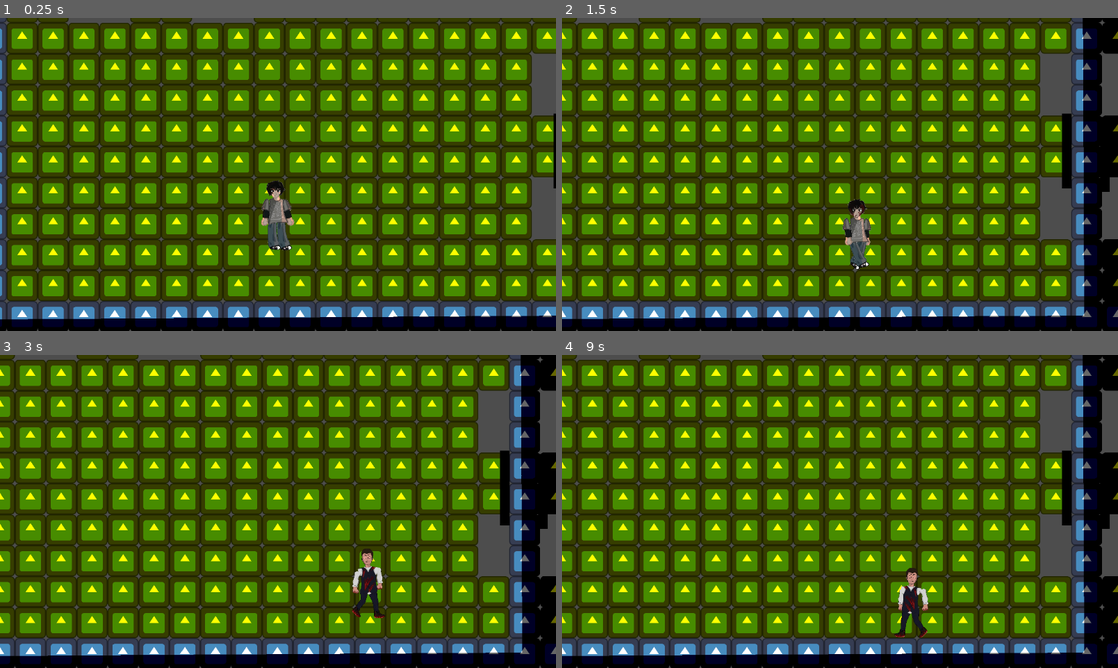
Above: before the commit, frames 1-4 (two rows, left to right).
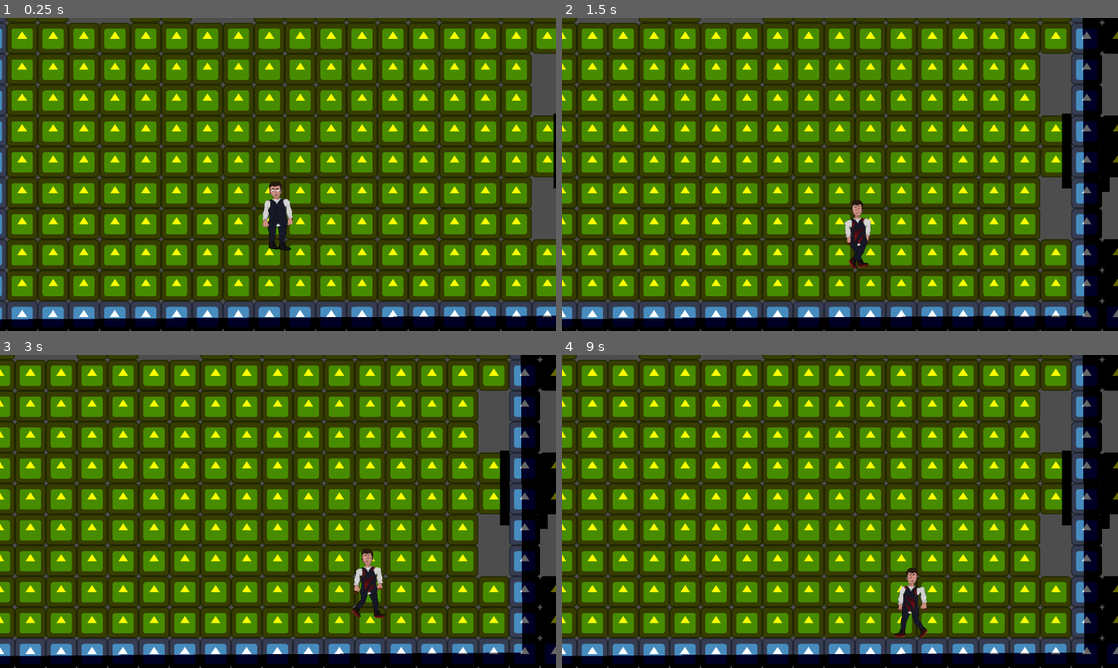
Above: after the commit, the same moments.

Repository: thorfinnking1/bully_revange
Game: Godot game, scene res://scenes/room_1.tscn
Two runs of this game, one before a commit and one after it. Both use one fixed random seed, a clock stepped at 60 frames per second and the inputs below. The engine's default icon, where the game draws it, is replaced by a stand-in: a white triangle on a blue panel in a dark square.
Inputs:
- Up to frame 1 (0.25 s): no input
- Up to frame 2 (1.5 s): hold Right (ui_right) 0.53-1.28 s; tap J (j) at 0.6 s; tap K (k) at 0.8, 1.35 s; hold Down (ui_down) from 1.28 s (still down)
- Up to frame 3 (3 s): tap J (j) at 1.55 s; release Down (ui_down) at 2.03 s; hold Right (ui_right) 2.03-2.78 s; tap 4 (bea) at 2.1 s; tap K (k) at 2.3 s; hold Up (ui_up) from 2.78 s (still down); tap 2 (cristi) at 2.85 s
- Up to frame 4 (9 s): tap J (j) at 3.05, 4.35, 6.05, 6.6, 7.55 s; release Up (ui_up) at 3.53 s; hold Left (ui_left) 3.53-5.03 s; tap 1 (dani) at 3.6 s; tap K (k) at 3.8, 5.1, 6.8, 7.35, 8.3 s; hold Down (ui_down) 5.03-5.78 s; hold Right (ui_right) 5.78-6.53 s; tap 3 (mina) at 5.85 s; hold Up (ui_up) 6.53-7.28 s; hold Right (ui_right) 7.28-8.03 s; hold Down (ui_down) 8.03-8.78 s; tap 4 (bea) at 8.1 s; hold Left (ui_left) from 8.78 s (still down); tap 2 (cristi) at 8.85 s

The runs differ from the first frame. In frame 1, 0.8% of the frame differs, in the area x 46-53%, y 51-75%; in frame 2, 0.7%; in frame 3, less than 0.1%; in frame 4, less than 0.1%.

Commit message:
almost done after one day
yeyyyyyyyyyyyyyy

Diff:
--- a/bully-ravange/scenes/plr.tscn
+++ b/bully-ravange/scenes/plr.tscn
@@ -9,6 +9,81 @@
 [sub_resource type="CapsuleShape2D" id="CapsuleShape2D_fmeju"]
 radius = 24.0
 height = 86.0
+
+[sub_resource type="Animation" id="Animation_ijql0"]
+length = 0.001
+tracks/0/type = "value"
+tracks/0/imported = false
+tracks/0/enabled = true
+tracks/0/path = NodePath("Polygon2D17:visible")
+tracks/0/interp = 1
+tracks/0/loop_wrap = true
+tracks/0/keys = {
+"times": PackedFloat32Array(0),
+"transitions": PackedFloat32Array(1),
+"update": 1,
+"values": [true]
+}
+tracks/1/type = "value"
+tracks/1/imported = false
+tracks/1/enabled = true
+tracks/1/path = NodePath("Polygon2D16:visible")
+tracks/1/interp = 1
+tracks/1/loop_wrap = true
+tracks/1/keys = {
+"times": PackedFloat32Array(0),
+"transitions": PackedFloat32Array(1),
+"update": 1,
+"values": [true]
+}
+tracks/2/type = "value"
+tracks/2/imported = false
+tracks/2/enabled = true
+tracks/2/path = NodePath("Polygon2D15:visible")
+tracks/2/interp = 1
+tracks/2/loop_wrap = true
+tracks/2/keys = {
+"times": PackedFloat32Array(0),
+"transitions": PackedFloat32Array(1),
+"update": 1,
+"values": [false]
+}
+tracks/3/type = "value"
+tracks/3/imported = false
+tracks/3/enabled = true
+tracks/3/path = NodePath("Polygon2D14:visible")
+tracks/3/interp = 1
+tracks/3/loop_wrap = true
+tracks/3/keys = {
+"times": PackedFloat32Array(0),
+"transitions": PackedFloat32Array(1),
+"update": 1,
+"values": [false]
+}
+tracks/4/type = "value"
+tracks/4/imported = false
+tracks/4/enabled = true
+tracks/4/path = NodePath("Polygon2D11:visible")
+tracks/4/interp = 1
+tracks/4/loop_wrap = true
+tracks/4/keys = {
+"times": PackedFloat32Array(0),
+"transitions": PackedFloat32Array(1),
+"update": 1,
+"values": [false]
+}
+tracks/5/type = "value"
+tracks/5/imported = false
+tracks/5/enabled = true
+tracks/5/path = NodePath("Polygon2D10:visible")
+tracks/5/interp = 1
+tracks/5/loop_wrap = true
+tracks/5/keys = {
+"times": PackedFloat32Array(0),
+"transitions": PackedFloat32Array(1),
+"update": 1,
+"values": [false]
+}
 
 [sub_resource type="Animation" id="Animation_8phke"]
 resource_name = "eye twitch"
@@ -85,81 +160,6 @@
 "transitions": PackedFloat32Array(1, 1),
 "update": 1,
 "values": [false, true]
-}
-
-[sub_resource type="Animation" id="Animation_ijql0"]
-length = 0.001
-tracks/0/type = "value"
-tracks/0/imported = false
-tracks/0/enabled = true
-tracks/0/path = NodePath("Polygon2D17:visible")
-tracks/0/interp = 1
-tracks/0/loop_wrap = true
-tracks/0/keys = {
-"times": PackedFloat32Array(0),
-"transitions": PackedFloat32Array(1),
-"update": 1,
-"values": [true]
-}
-tracks/1/type = "value"
-tracks/1/imported = false
-tracks/1/enabled = true
-tracks/1/path = NodePath("Polygon2D16:visible")
-tracks/1/interp = 1
-tracks/1/loop_wrap = true
-tracks/1/keys = {
-"times": PackedFloat32Array(0),
-"transitions": PackedFloat32Array(1),
-"update": 1,
-"values": [true]
-}
-tracks/2/type = "value"
-tracks/2/imported = false
-tracks/2/enabled = true
-tracks/2/path = NodePath("Polygon2D15:visible")
-tracks/2/interp = 1
-tracks/2/loop_wrap = true
-tracks/2/keys = {
-"times": PackedFloat32Array(0),
-"transitions": PackedFloat32Array(1),
-"update": 1,
-"values": [false]
-}
-tracks/3/type = "value"
-tracks/3/imported = false
-tracks/3/enabled = true
-tracks/3/path = NodePath("Polygon2D14:visible")
-tracks/3/interp = 1
-tracks/3/loop_wrap = true
-tracks/3/keys = {
-"times": PackedFloat32Array(0),
-"transitions": PackedFloat32Array(1),
-"update": 1,
-"values": [false]
-}
-tracks/4/type = "value"
-tracks/4/imported = false
-tracks/4/enabled = true
-tracks/4/path = NodePath("Polygon2D11:visible")
-tracks/4/interp = 1
-tracks/4/loop_wrap = true
-tracks/4/keys = {
-"times": PackedFloat32Array(0),
-"transitions": PackedFloat32Array(1),
-"update": 1,
-"values": [false]
-}
-tracks/5/type = "value"
-tracks/5/imported = false
-tracks/5/enabled = true
-tracks/5/path = NodePath("Polygon2D10:visible")
-tracks/5/interp = 1
-tracks/5/loop_wrap = true
-tracks/5/keys = {
-"times": PackedFloat32Array(0),
-"transitions": PackedFloat32Array(1),
-"update": 1,
-"values": [false]
 }
 
 [sub_resource type="AnimationLibrary" id="AnimationLibrary_w4peb"]
@@ -808,6 +808,7 @@
 shape = SubResource("CapsuleShape2D_fmeju")
 
 [node name="d" type="Node2D" parent="."]
+visible = false
 
 [node name="Polygon2D4" type="Polygon2D" parent="d"]
 position = Vector2(-67, -79)
@@ -878,7 +879,6 @@
 bones = ["torso", PackedFloat32Array(0, 0, 0, 0), "torso/rightarm", PackedFloat32Array(0, 0, 0, 0), "torso/rightarm/rig …(410 unchanged characters)…
 
 [node name="c" type="Node2D" parent="."]
-visible = false
 position = Vector2(-2, -15)
 scale = Vector2(1.14518, 1.18547)
 
@@ -951,6 +951,17 @@
 uv = PackedVector2Array(1734.15, 866.565, 2018.47, 866.565, 2023.46, 1127.61, 1727.5, 1104.33)
 bones = ["torso", PackedFloat32Array(0, 0, 0, 0), "torso/rightarm", PackedFloat32Array(0, 0, 0, 0), "torso/rightarm/rig …(410 unchanged characters)…
 
+[node name="Polygon2D2" type="Polygon2D" parent="c"]
+position = Vector2(-68.9848, -4.21774)
+rotation = -1.577
+scale = Vector2(0.0471705, 0.0409538)
+offset = Vector2(-2000, -500)
+texture = ExtResource("3_seiu4")
+skeleton = NodePath("../../Skeleton2D")
+polygon = PackedVector2Array(2026.67, 2049.49, 2087.31, 1643.18, 2087.31, 1558.29, 2069.12, 1455.19, 2007.2, 859.159, 2366.75, 859.159, 2440.13, 1402.15, 2388.76, 1526.89, 2440.13, 1702.99, 2445.14, 2062.45)
+uv = PackedVector2Array(2026.67, 2049.49, 2087.31, 1643.18, 2087.31, 1558.29, 2069.12, 1455.19, 2007.2, 859.159, 2366.75, 859.159, 2440.13, 1402.15, 2388.76, 1526.89, 2440.13, 1702.99, 2445.14, 2062.45)
+bones = ["torso", PackedFloat32Array(0, 0, 0, 0, 0, 0, 0, 0, 0, 0), "torso/rightarm", PackedFloat32Array(1, 1, 1, 1, 0, 0, 0, 0, 1, 1), "torso/rightarm/righthand", PackedFloat32Array(0, 0, 0, 1, 1, 1, 1, 1, 1, 0), "torso/rightleg", PackedFloat32Array(0, 0, 0, 0, 0, 0, 0, 0, 0, 0), "torso/rightleg/rightfoot", PackedFloat32Array(0, 0, 0, 0, 0, 0, 0, 0, 0, 0), "torso/leftleg", PackedFloat32Array(0, 0, 0, 0, 0, 0, 0, 0, 0, 0), "torso/leftleg/leftfoot", PackedFloat32Array(0, 0, 0, 0, 0, 0, 0, 0, 0, 0), "torso/leftarm", PackedFloat32Array(0, 0, 0, 0, 0, 0, 0, 0, 0, 0), "torso/leftarm/lefthand", PackedFloat32Array(0, 0, 0, 0, 0, 0, 0, 0, 0, 0), "torso/head", PackedFloat32Array(0, 0, 0, 0, 0, 0, 0, 0, 0, 0)]
+
 [node name="Polygon2D" type="Polygon2D" parent="c"]
 position = Vector2(-70, -113)
 scale = Vector2(0.05, 0.05)
@@ -969,17 +980,6 @@
 polygon = PackedVector2Array(993.076, 1488.37, 1620.37, 1504.06, 1706.62, 406.292, 938.188, 433.737)
 uv = PackedVector2Array(993.076, 1488.37, 1620.37, 1504.06, 1706.62, 406.292, 938.188, 433.737)
 bones = ["torso", PackedFloat32Array(1, 1, 1, 1), "torso/rightarm", PackedFloat32Array(0, 0, 0, 0), "torso/rightarm/rig …(410 unchanged characters)…
-
-[node name="Polygon2D2" type="Polygon2D" parent="c"]
-position = Vector2(-73.3509, -5.90483)
-rotation = -1.577
-scale = Vector2(0.0471705, 0.0409538)
-offset = Vector2(-2000, -500)
-texture = ExtResource("3_seiu4")
-skeleton = NodePath("../../Skeleton2D")
-polygon = PackedVector2Array(2026.67, 2049.49, 2087.31, 1643.18, 2087.31, 1558.29, 2069.12, 1455.19, 2007.2, 859.159, 2366.75, 859.159, 2440.13, 1402.15, 2388.76, 1526.89, 2440.13, 1702.99, 2445.14, 2062.45)
-uv = PackedVector2Array(2026.67, 2049.49, 2087.31, 1643.18, 2087.31, 1558.29, 2069.12, 1455.19, 2007.2, 859.159, 2366.75, 859.159, 2440.13, 1402.15, 2388.76, 1526.89, 2440.13, 1702.99, 2445.14, 2062.45)
-bones = ["torso", PackedFloat32Array(0, 0, 0, 0, 0, 0, 0, 0, 0, 0), "torso/rightarm", PackedFloat32Array(1, 1, 1, 1, 0, 0, 0, 0, 1, 1), "torso/rightarm/righthand", PackedFloat32Array(0, 0, 0, 1, 1, 1, 1, 1, 1, 0), "torso/rightleg", PackedFloat32Array(0, 0, 0, 0, 0, 0, 0, 0, 0, 0), "torso/rightleg/rightfoot", PackedFloat32Array(0, 0, 0, 0, 0, 0, 0, 0, 0, 0), "torso/leftleg", PackedFloat32Array(0, 0, 0, 0, 0, 0, 0, 0, 0, 0), "torso/leftleg/leftfoot", PackedFloat32Array(0, 0, 0, 0, 0, 0, 0, 0, 0, 0), "torso/leftarm", PackedFloat32Array(0, 0, 0, 0, 0, 0, 0, 0, 0, 0), "torso/leftarm/lefthand", PackedFloat32Array(0, 0, 0, 0, 0, 0, 0, 0, 0, 0), "torso/head", PackedFloat32Array(0, 0, 0, 0, 0, 0, 0, 0, 0, 0)]
 
 [node name="Polygon2D10" type="Polygon2D" parent="c"]
 visible = false
@@ -1378,7 +1378,6 @@
 [node name="righthand" type="Bone2D" parent="Skeleton2D/torso/rightarm"]
 position = Vector2(-22, 0)
 rotation = 3.05228
-scale = Vector2(1, 1)
 rest = Transform2D(-0.996014, 0.0891964, -0.0891964, -0.996014, -22, 0)
 auto_calculate_length_and_angle = false
 length = 16.0
@@ -1387,13 +1386,11 @@
 [node name="rightleg" type="Bone2D" parent="Skeleton2D/torso"]
 position = Vector2(-9, 9)
 rotation = -1.54865
-scale = Vector2(1, 1)
 rest = Transform2D(0.0221417, -0.999755, 0.999755, 0.0221417, -9, 9)
 
 [node name="rightfoot" type="Bone2D" parent="Skeleton2D/torso/rightleg"]
 position = Vector2(-22, 0)
 rotation = 3.05228
-scale = Vector2(1, 1)
 rest = Transform2D(-0.996014, 0.0891964, -0.0891964, -0.996014, -22, 0)
 auto_calculate_length_and_angle = false
 length = 16.0
@@ -1402,13 +1399,11 @@
 [node name="leftleg" type="Bone2D" parent="Skeleton2D/torso"]
 position = Vector2(12, 10)
 rotation = -1.54865
-scale = Vector2(1, 1)
 rest = Transform2D(0.0221417, -0.999755, 0.999755, 0.0221417, 12, 10)
 
 [node name="leftfoot" type="Bone2D" parent="Skeleton2D/torso/leftleg"]
 position = Vector2(-22, 0)
 rotation = 3.05228
-scale = Vector2(1, 1)
 rest = Transform2D(-0.996014, 0.0891964, -0.0891964, -0.996014, -22, 0)
 auto_calculate_length_and_angle = false
 length = 16.0
@@ -1417,13 +1412,11 @@
 [node name="leftarm" type="Bone2D" parent="Skeleton2D/torso"]
 position = Vector2(16, -35)
 rotation = 4.48492
-scale = Vector2(1, 1)
 rest = Transform2D(-0.999999, 0.00137368, -0.00137368, -0.999999, 16, -35)
 
 [node name="lefthand" type="Bone2D" parent="Skeleton2D/torso/leftarm"]
 position = Vector2(-22, 0)
 rotation = 3.05228
-scale = Vector2(1, 1)
 rest = Transform2D(-0.996014, 0.0891964, -0.0891964, -0.996014, -22, 0)
 auto_calculate_length_and_angle = false
 length = 16.0
@@ -1432,7 +1425,7 @@
 [node name="head" type="Bone2D" parent="Skeleton2D/torso"]
 position = Vector2(2, -50)
 rotation = -1.71616
-scale = Vector2(0.999998, 0.999998)
+scale = Vector2(0.999997, 0.999997)
 rest = Transform2D(-0.144854, -0.989453, 0.989453, -0.144854, -2, -52)
 auto_calculate_length_and_angle = false
 length = 16.0
--- a/bully-ravange/scripts/plr.gd
+++ b/bully-ravange/scripts/plr.gd
@@ -14,6 +14,7 @@
 
 # In your player or main node script:
 var idle = false
+var waiting = false
 const SPEED =  200.0
 func _physics_process(_delta: float) -> void:
 	if Input.is_action_just_pressed("dani"):
@@ -77,21 +78,29 @@
 	else:
 		for i in limbs:
 			i.visible = false
+	# dacă e idle și nu așteptăm deja, pornește procesul de random
+	if idle and not waiting:
+		waiting = true
+		start_random_action()
 
-	if ani.is_playing() and idle:
-		timer.start(1)
+func start_random_action() -> void:
+	timer.start(1)
+	await timer.timeout
+	if idle:
+		randomize()
+		var n = randi_range(1, 3)
+		match n:
+			1:
+				print(0)
+			2:
+				print(100)
+			3:
+				print(200)
+	waiting = false
+
 
 func _ready():
-	await timer.timeout
-	randomize()
-	var n  =randi_range(1,3)
-	match n:
-		1:
-			print(0)
-		2:
-			print(100)
-		3:
-			print(200)
+	pass
 
 func _input(_event: InputEvent) -> void:
 	if Input.is_action_just_pressed("j"):
